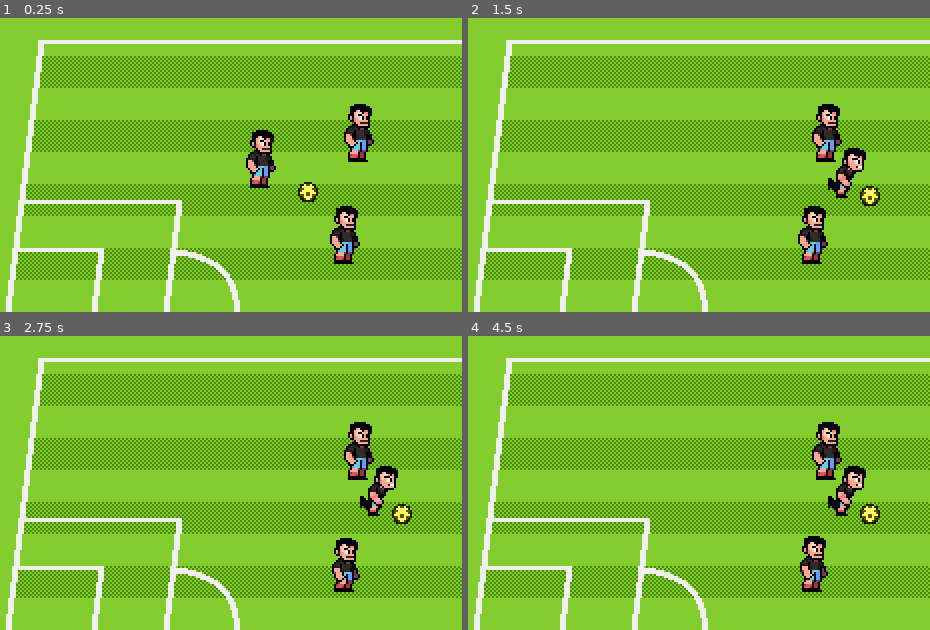
Above: before the commit, frames 1-4 (two rows, left to right).
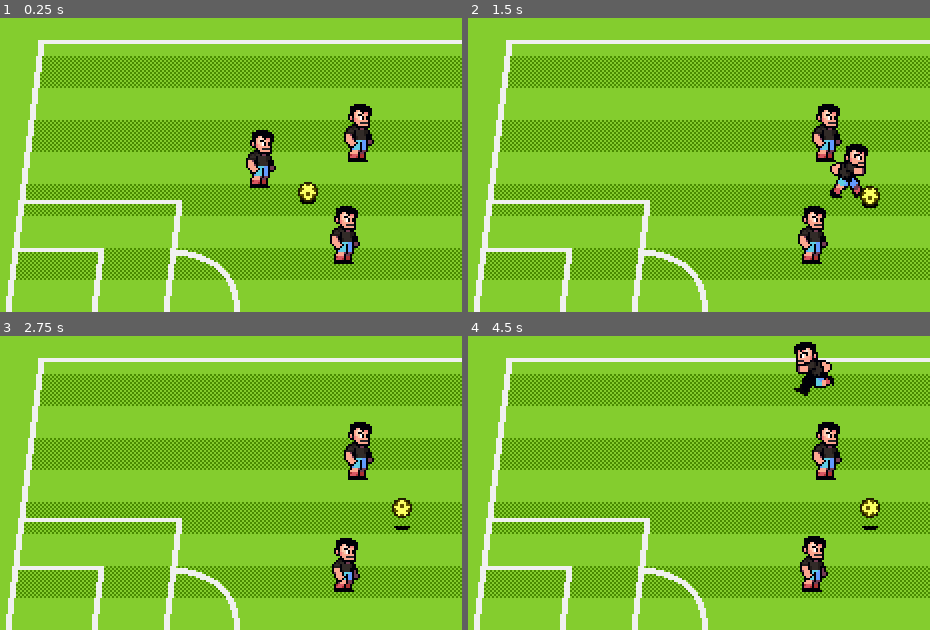
Above: after the commit, the same moments.

Repository: cwibowo/bola-tutorial
Game: Godot game, scene res://scenes/world.tscn
The game is run twice, just before and just after one commit, with the same random seed, the same clock (stepped at 60 frames per second) and the same inputs.
Inputs:
- Up to frame 1 (0.25 s): no input
- Up to frame 2 (1.5 s): hold D (p1_right) 0.53-1.28 s; tap G (p1_pass) at 0.6 s; hold S (p1_down) from 1.28 s (still down); tap H (p1_shoot) at 1.35 s
- Up to frame 3 (2.75 s): release S (p1_down) at 2.03 s; hold D (p1_right) from 2.03 s (still down); tap Down (p2_down) at 2.1 s
- Up to frame 4 (4.5 s): release D (p1_right) at 2.78 s; hold W (p1_up) 2.78-3.53 s; tap Left (p2_left) at 2.85 s; hold A (p1_left) from 3.53 s (still down); tap Keypad 2 (p2_pass) at 3.6 s; tap Right (p2_right) at 4.35 s

The runs differ from the first frame. In frame 1, less than 0.1% of the frame differs, in the area x 64-69%, y 61-64%; in frame 2, 0.9%; in frame 3, 1.0%; in frame 4, 2.0%, in the area x 70-90%, y 2-66%.

Commit message:
add shooting the ball

Diff:
--- a/scenes/ball/ball.gd
+++ b/scenes/ball/ball.gd
@@ -4,20 +4,30 @@
 enum State {CARRIED, FREEFORM, SHOT}
 
 @onready var animation_player : AnimationPlayer = %AnimationPlayer
+@onready var ball_sprite : Sprite2D = %BallSprite
 @onready var player_detection_area : Area2D = %PlayerDetectionArea
 
 var current_state : BallState = null
+var height := 0.0
 var state_factory := BallStateFactory.new()
 var velocity := Vector2.ZERO
 
 func _ready():
 	switch_state(State.FREEFORM)
 
+func _process(delta):
+	ball_sprite.position = Vector2.UP * height
+
 func switch_state(state: Ball.State):
 	if current_state != null:
 		current_state.queue_free()
 	current_state = state_factory.get_fresh_state(state)
-	current_state.setup(self, player_detection_area, animation_player)
+	current_state.setup(self, player_detection_area, animation_player, ball_sprite)
 	current_state.state_transition_requested.connect(switch_state.bind())
 	current_state.name = "BallStateMachine"
 	call_deferred("add_child", current_state)
+
+func shoot(shot_velocity: Vector2):
+	velocity = shot_velocity
+	GameState.BallCarrier = null
+	switch_state(Ball.State.SHOT)
--- a/scenes/ball/ball.tscn
+++ b/scenes/ball/ball.tscn
@@ -69,14 +69,17 @@
 
 [node name="Ball" type="AnimatableBody2D"]
 collision_layer = 4
+sync_to_physics = false
 script = ExtResource("1_stoaj")
 
 [node name="ShadowSprite" type="Sprite2D" parent="."]
+position = Vector2(0, 1)
 texture = ExtResource("2_stoaj")
 centered = false
 offset = Vector2(-8, -16)
 
 [node name="BallSprite" type="Sprite2D" parent="."]
+unique_name_in_owner = true
 texture = ExtResource("1_nv6q1")
 centered = false
 offset = Vector2(-5, -10)
--- a/scenes/ball/ball_states/ball_state.gd
+++ b/scenes/ball/ball_states/ball_state.gd
@@ -6,8 +6,10 @@
 var animation_player : AnimationPlayer = null
 var ball : Ball = null
 var player_detection_area: Area2D = null
+var sprite: Sprite2D = null
 
-func setup(context_ball: Ball, context_player_detection_area: Area2D, context_animation_player: AnimationPlayer):
+func setup(context_ball: Ball, context_player_detection_area: Area2D, context_animation_player: AnimationPlayer, context_ball_sprite: Sprite2D):
 	animation_player = context_animation_player
 	ball = context_ball
 	player_detection_area = context_player_detection_area
+	sprite = context_ball_sprite
--- a/scenes/ball/ball_states/ball_state_shot.gd
+++ b/scenes/ball/ball_states/ball_state_shot.gd
@@ -1,2 +1,27 @@
 class_name BallStateShot
 extends BallState
+
+const DURATION_SHOT := 1000
+const SHOT_HEIGHT := 5
+const SHOT_SPRITE_SCALE := 0.8
+
+var time_since_shot := Time.get_ticks_msec()
+
+func _enter_tree():
+	if ball.velocity.x >= 0:
+		animation_player.play("roll")
+		animation_player.advance(0)
+	else:
+		animation_player.play_backwards("roll")
+		animation_player.advance(0)
+	sprite.scale.y = SHOT_SPRITE_SCALE
+	ball.height = SHOT_HEIGHT
+
+func _process(delta):
+	if Time.get_ticks_msec() - time_since_shot > DURATION_SHOT:
+		state_transition_requested.emit(Ball.State.FREEFORM)
+	else:
+		ball.move_and_collide(ball.velocity * delta)
+
+func _exit_tree():
+	sprite.scale.y = 1.0
--- a/scenes/characters/character_states/player_state.gd
+++ b/scenes/characters/character_states/player_state.gd
@@ -1,11 +1,18 @@
 class_name PlayerState
 extends Node
 
-signal state_transition_requested(new_state: Player.State)
+signal state_transition_requested(new_state: Player.State, state_data: PlayerStateData)
 
 var animation_player : AnimationPlayer = null
+var ball: Ball = null
 var player: Player = null
+var state_data : PlayerStateData = PlayerStateData.new()
 
-func setup(context_player: Player, context_animation_player: AnimationPlayer):
+func setup(context_player: Player, context_data, context_animation_player: AnimationPlayer, context_ball: Ball):
 	player = context_player
+	state_data = context_data
 	animation_player = context_animation_player
+	ball = context_ball
+
+func transition_state(new_state: Player.State, data: PlayerStateData = PlayerStateData.new()):
+	state_transition_requested.emit(new_state, data)
--- /dev/null
+++ b/scenes/characters/character_states/player_state_data.gd
@@ -0,0 +1,15 @@
+class_name PlayerStateData
+
+var shot_direction : Vector2
+var shot_power : float
+
+static func build() -> PlayerStateData:
+	return PlayerStateData.new()
+
+func set_shot_direction(direction: Vector2) -> PlayerStateData:
+	shot_direction = direction
+	return self
+
+func set_shot_power(power: float) -> PlayerStateData:
+	shot_power = power
+	return self
--- a/scenes/characters/character_states/player_state_moving.gd
+++ b/scenes/characters/character_states/player_state_moving.gd
@@ -15,7 +15,7 @@
 	player.velocity = direction * player.speed
 
 	if player.has_ball() and KeyUtils.is_action_just_pressed(player.control_scheme, KeyUtils.Action.SHOOT):
-		state_transition_requested.emit(Player.State.PREPPING_SHOT)
+		transition_state(Player.State.PREPPING_SHOT)
 
 	#if player.velocity != Vector2.ZERO and KeyUtils.is_action_just_pressed(player.control_scheme, KeyUtils.Action.SHOOT):
 		#state_transition_requested.emit(Player.State.TACKLING)
--- a/scenes/characters/character_states/player_state_prepping_shot.gd
+++ b/scenes/characters/character_states/player_state_prepping_shot.gd
@@ -20,5 +20,5 @@
 		var power := ease(ease_time, EASE_FACTOR)
 		var shot_power := player.power * power
 		shot_direction = shot_direction.normalized()
-		print(shot_power, shot_direction)
-		state_transition_requested.emit(Player.State.SHOOTING)
+		var data = PlayerStateData.build().set_shot_power(shot_power).set_shot_direction(shot_direction)
+		transition_state(Player.State.SHOOTING, data)
--- a/scenes/characters/character_states/player_state_recovering.gd
+++ b/scenes/characters/character_states/player_state_recovering.gd
@@ -12,4 +12,4 @@
 
 func _process(_delta):
 	if Time.get_ticks_msec() - time_start_recovery > DURATION_RECOVERY:
-		state_transition_requested.emit(Player.State.MOVING)
+		transition_state(Player.State.MOVING)
--- a/scenes/characters/character_states/player_state_shooting.gd
+++ b/scenes/characters/character_states/player_state_shooting.gd
@@ -1,2 +1,14 @@
 class_name PlayerStateShooting
 extends PlayerState
+
+func _enter_tree():
+	animation_player.stop(true)
+	animation_player.animation_finished.connect(on_animation_finished.bind())
+	animation_player.play("kick")
+
+func on_animation_finished(_anim_name):
+	shoot()
+	transition_state(Player.State.RECOVERING)
+
+func shoot():
+	ball.shoot(state_data.shot_direction * state_data.shot_power)
--- a/scenes/characters/character_states/player_state_tackling.gd
+++ b/scenes/characters/character_states/player_state_tackling.gd
@@ -17,4 +17,4 @@
 			is_tackle_complete = true
 			time_finish_tackle = Time.get_ticks_msec()
 	if Time.get_ticks_msec() - time_finish_tackle > DURATION_PRE_RECOVERY:
-		state_transition_requested.emit(Player.State.RECOVERING)
+		transition_state(Player.State.RECOVERING)
--- a/scenes/characters/player.gd
+++ b/scenes/characters/player.gd
@@ -19,16 +19,16 @@
 func _ready():
 	switch_state(State.MOVING)
 
-func _process(delta: float) -> void:
+func _process(_delta: float) -> void:
 
 	flip_sprite()
 	move_and_slide()
 
-func switch_state(state: State):
+func switch_state(state: State, state_data: PlayerStateData = PlayerStateData.new()):
 	if current_state != null:
 		current_state.queue_free()
 	current_state = state_factory.get_fresh_state(state)
-	current_state.setup(self, animation_player)
+	current_state.setup(self, state_data, animation_player, ball)
 	current_state.state_transition_requested.connect(switch_state.bind())
 	current_state.name = "PlayerStateMachine: " + str(state)
 	call_deferred("add_child", current_state)
--- a/scenes/characters/player.tscn
+++ b/scenes/characters/player.tscn
@@ -142,6 +142,7 @@
 [node name="Player" type="CharacterBody2D"]
 collision_layer = 2
 script = ExtResource("1_yewv4")
+control_scheme = null
 power = 80.0
 speed = 80.0
 
Not shown, added: scenes/characters/character_states/player_state_data.gd.uid
Not shown: 1 places in scenes/world.tscn that only renumber resources
